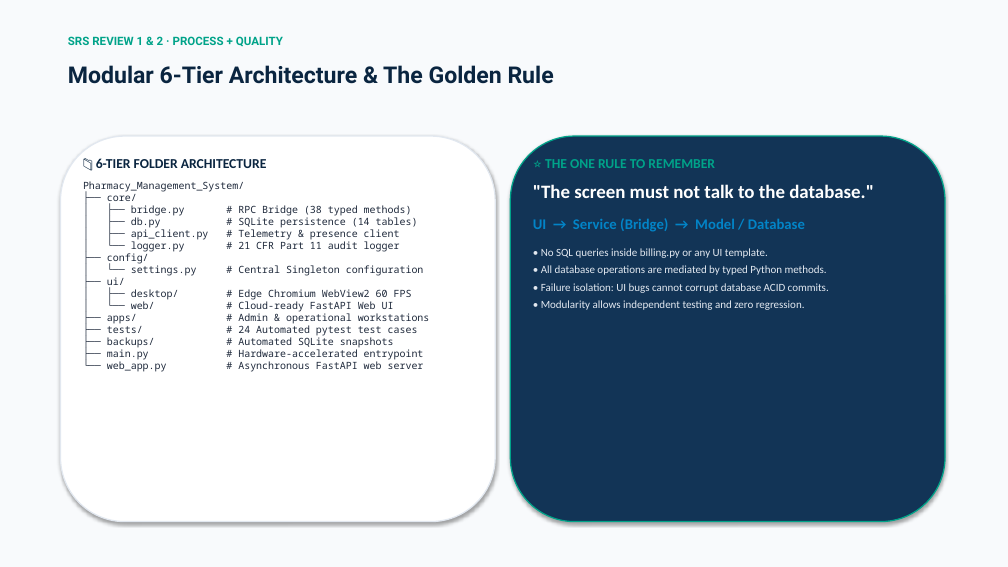
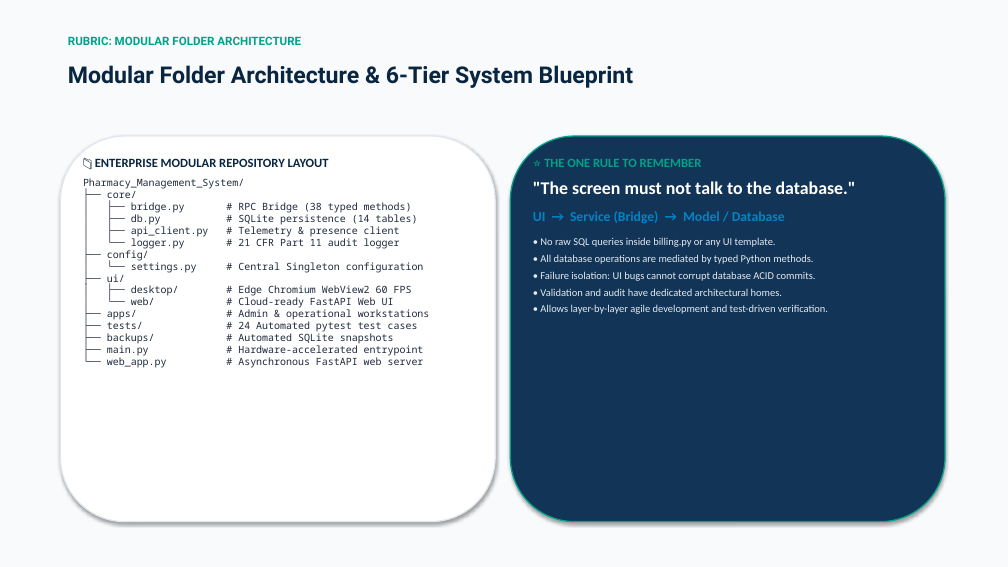
Before and after one commit to Piyush7251/Pharmacy_Management_System, a slide deck: slide 5 of TQM_Pharm_Presentation_Piyush_Bhatt.pptx (slide 7 before the commit). Drawn at 1008x567 pixels with LibreOffice and Linux fonts; fonts in the diff are those of the drawing. Boxes give left, top, right and bottom in pixels: in the first picture for what was removed or moved away, otherwise in the second. Text is boxed around its words. In the diff, an @@ line names an element or a change of style, - is before the commit and + after.

Commit message:
docs: align 18-slide presentation with exact rubric headings from university evaluation images

```diff
--- a/TQM_Pharm_Presentation_Piyush_Bhatt.pptx
+++ b/TQM_Pharm_Presentation_Piyush_Bhatt.pptx
@@ text at <box>68,36,301,45</box>: text changed @@
-SRS REVIEW 1 & 2 · PROCESS + QUALITY
+RUBRIC: MODULAR FOLDER ARCHITECTURE
@@ text at <box>68,65,633,88</box>: text changed @@
-Modular 6-Tier Architecture & The Golden Rule
+Modular Folder Architecture & 6-Tier System Blueprint
@@ text at <box>95,158,329,167</box>: text changed; size 13 to 12 pt @@
-📁 6-TIER FOLDER ARCHITECTURE
+📁 ENTERPRISE MODULAR REPOSITORY LAYOUT
@@ text at <box>533,159,856,281</box>: size 13 to 12 pt in "⭐ THE ONE RULE TO REMEMBER"; size 18 to 17 pt in ""The screen must not talk to the ..."; size 14 to 13 pt in "UI → Service (Bridge) → Model / ..."; size 10.5 to 10 pt in "• All database operations are mediated by ...", "• Failure isolation: UI bugs cannot corrupt ..."; less space between paragraphs @@
@@ text at <box>540,237,776,247</box>: text changed; size 10.5 to 10 pt @@
-• No SQL queries inside billing.py or any UI template.
+• No raw SQL queries inside billing.py or any UI template.
@@ text at <box>540,288,828,314</box>: text changed; size 10.5 to 10 pt @@
-• Modularity allows independent testing and zero regression.
+• Validation and audit have dedicated architectural homes.
+• Allows layer-by-layer agile development and test-driven verification.
```
Also in this commit, not shown: 10 other slides changed, 7 slides added, 7 slides removed, 3 other files.
